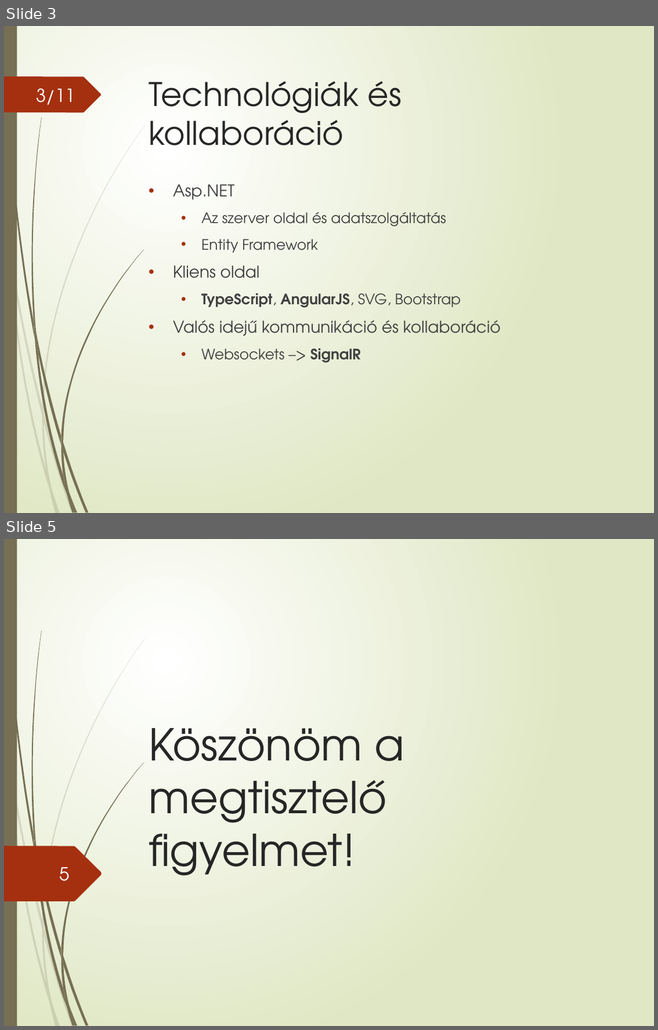
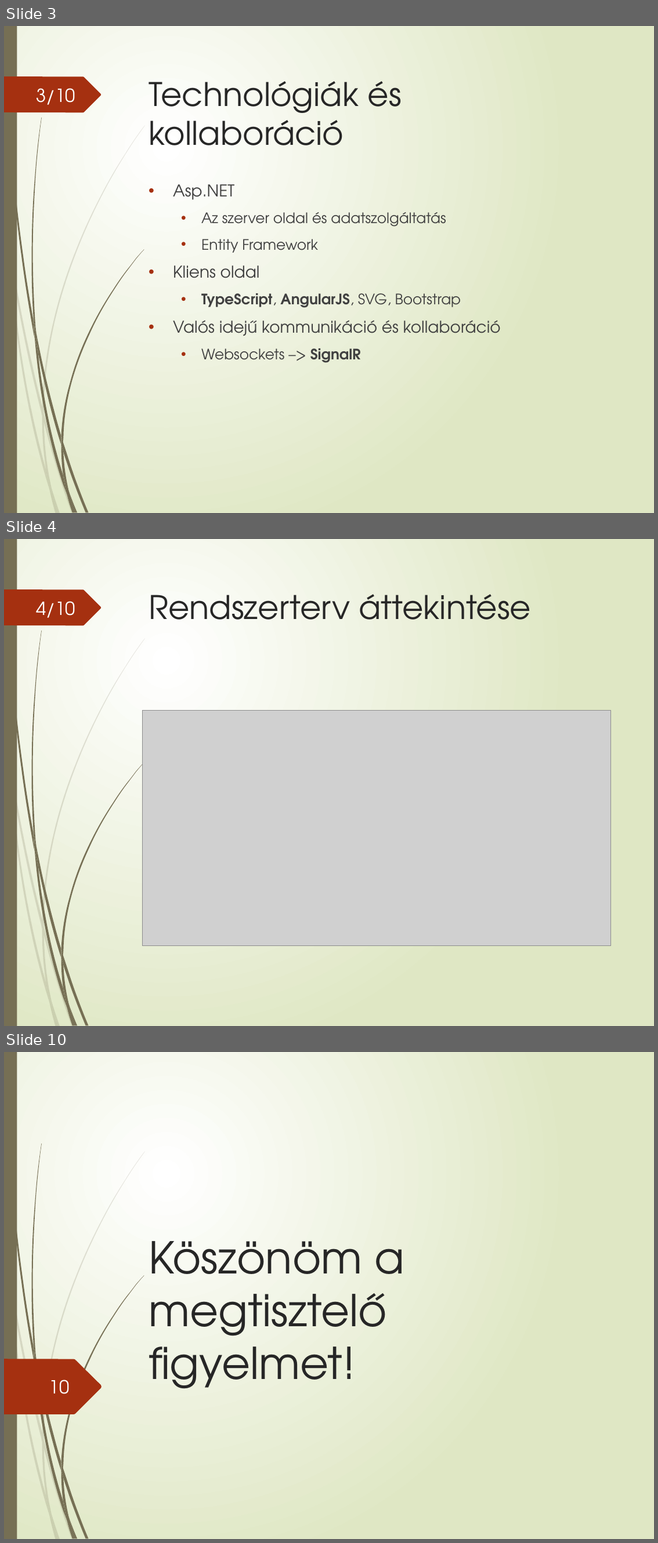
Before and after one commit to lovi88/AA_SZAKDOLGOZAT, a slide deck: DVD/prezentacio/K971UM_Lovas_Tick.pptx. Shown one above the other, each under a label of ours: slides 3 and 5 before the commit, slides 3, 4 and 10 after it; the slides between them are not shown. The pictures are 658x1030 and 658x1543 pixels, drawn with LibreOffice and Linux fonts; fonts in the diff are those of the drawing; grey boxes stand for pictures. Boxes give left, top, right and bottom in pixels: in the first picture for what was removed or moved away, otherwise in the second. Text is boxed around its words. In the diff, an @@ line names an element or a change of style, - is before the commit and + after.

```diff
--- a/DVD/prezentacio/K971UM_Lovas_Tick.pptx
+++ b/DVD/prezentacio/K971UM_Lovas_Tick.pptx
@@ slide 4 added at (4,539,654,1026), background gradient #FFFFFF to #DFE8C4; not listed: 24 template elements that a slide beside it also shows @@
@@ page number added at (36,601,75,618), 20 pt, text #FEFFFF @@
+4/10
@@ title added at (148,594,531,620), 36 pt, text #262626 @@
+Rendszerterv áttekintése
@@ picture added at (143,711,611,946) @@
@@ page number at (36,88,75,105): text changed @@
-3/11
+3/10
@@ what was slide 5 is now slide 10 @@
@@ page number at (49,1380,69,1394): text changed @@
-5
+10
```
Also in this commit, not shown: 2 slides changed, 4 other slides added, 9 other files.
